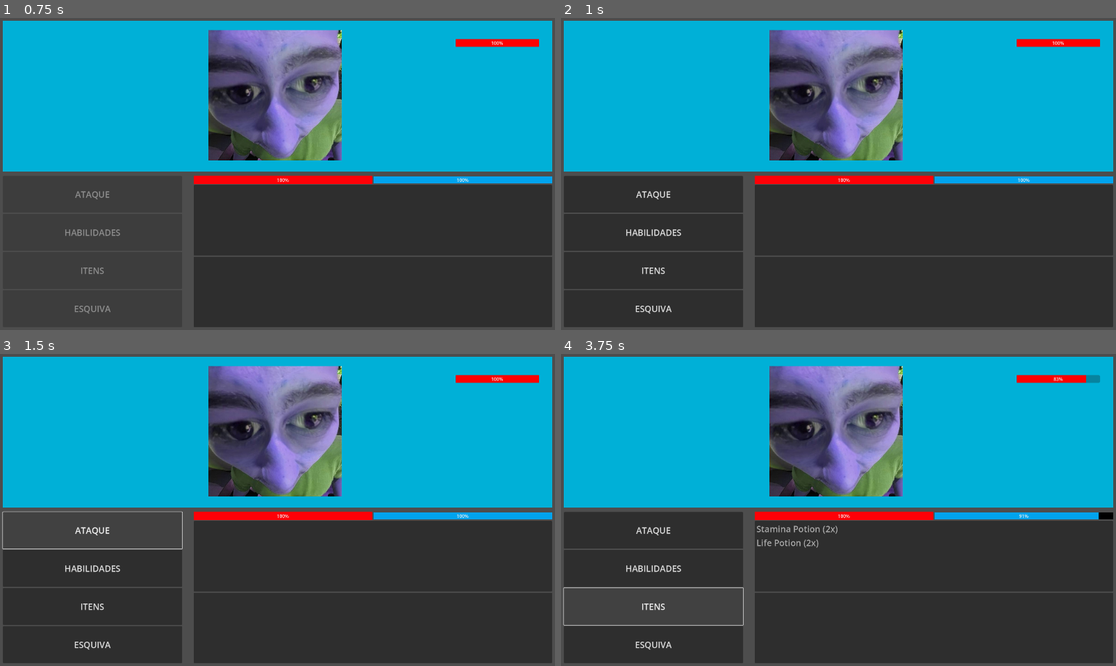
Above: before the commit, frames 1-4 (two rows, left to right).
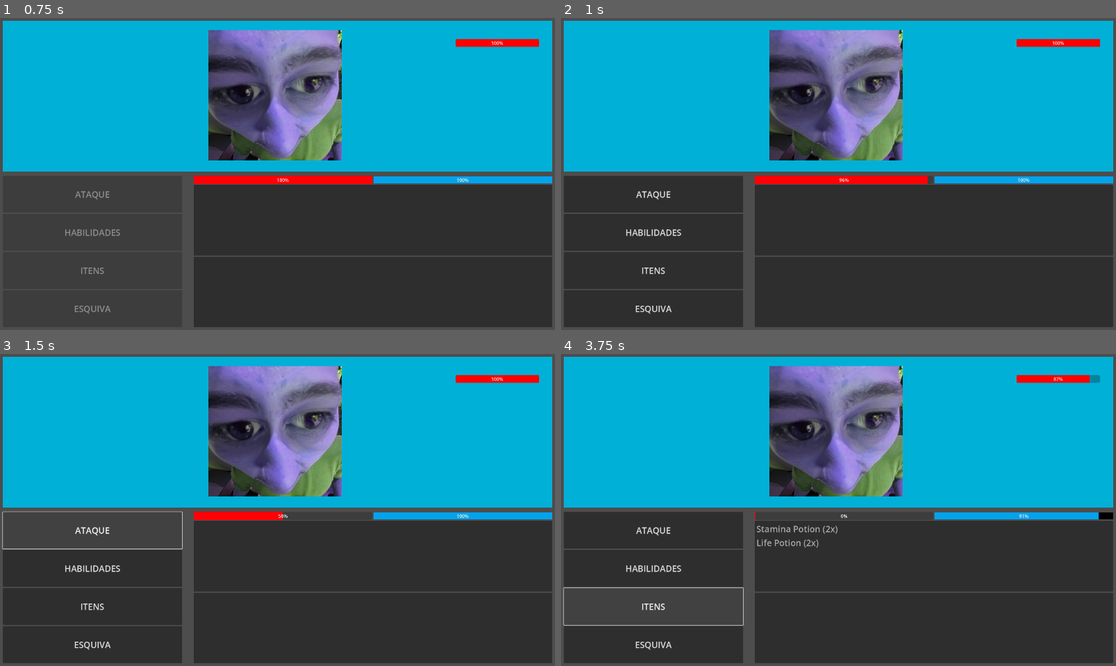
Above: after the commit, the same moments.

Repository: victor-inacio/Prototype-Macro-02
Game: Godot game, scene res://Scenes/UI.tscn
Two runs of this game, one before a commit and one after it. Both use one fixed random seed, a clock stepped at 60 frames per second and the inputs below.
Inputs (mouse positions are in pixels of both pictures, inside the frame that each line leads up to):
- Up to frame 1 (0.75 s): tap Enter at 0.5 s; move the mouse to (399, 158) at 0.52 s
- Up to frame 2 (1 s): no input
- Up to frame 3 (1.5 s): click "ATAQUE" at 1.25 s
- Up to frame 4 (3.75 s): click "HABILIDADES" at 2 s; move the mouse to (727, 525) at 2.77 s; click "ITENS" at 3.5 s

Frame 1 is identical in both runs. In frame 2, less than 0.1% of the frame differs, in the area x 49-68%, y 50-54%; in frame 3, 0.4%; in frame 4, 0.9%, in the area x 35-96%, y 6-54%.

Commit message:
Adding more changes...

Diff:
--- /dev/null
+++ b/Attacks/Enemy/Boss/Basic_Attack_Boss.tres
@@ -0,0 +1,11 @@
+[gd_resource type="Resource" script_class="Attack" load_steps=2 format=3 uid="uid://bhvwiomc7cwdg"]
+
+[ext_resource type="Script" path="res://Scripts/Attack.gd" id="1_ipgan"]
+
+[resource]
+script = ExtResource("1_ipgan")
+damage = 7
+chance_of_damage = 100
+name = "Item Name"
+stamina_consumption = 0
+execution_time = 0
--- /dev/null
+++ b/Attacks/Enemy/Boss/Charged_Attack_Boss.tres
@@ -0,0 +1,11 @@
+[gd_resource type="Resource" script_class="Attack" load_steps=2 format=3 uid="uid://c62j02pogqa5x"]
+
+[ext_resource type="Script" path="res://Scripts/Attack.gd" id="1_pvvv0"]
+
+[resource]
+script = ExtResource("1_pvvv0")
+damage = 25
+chance_of_damage = 5
+name = "Item Name"
+stamina_consumption = 0
+execution_time = 0
--- a/Attacks/Enemy/Medium/Basic_Attack_MediumEnemy.tres
+++ b/Attacks/Enemy/Medium/Basic_Attack_MediumEnemy.tres
@@ -4,7 +4,7 @@
 
 [resource]
 script = ExtResource("1_ugnlx")
-damage = 10
+damage = 5
 chance_of_damage = 100
 name = "BasicAttack"
 stamina_consumption = 0
--- a/Attacks/Enemy/Medium/Charged_Attack_MediumEnemy.tres
+++ /dev/null
@@ -1,11 +0,0 @@
-[gd_resource type="Resource" script_class="Attack" load_steps=2 format=3 uid="uid://c883y7gu86x8g"]
-
-[ext_resource type="Script" path="res://Scripts/Attack.gd" id="1_eupat"]
-
-[resource]
-script = ExtResource("1_eupat")
-damage = 20
-chance_of_damage = 50
-name = "ChargedAttack"
-stamina_consumption = 0
-execution_time = 1
--- /dev/null
+++ b/Dodge/Enemy/Boss_Dodge.tres
@@ -0,0 +1,10 @@
+[gd_resource type="Resource" script_class="Dodge" load_steps=2 format=3 uid="uid://cisoyykexw2qp"]
+
+[ext_resource type="Script" path="res://Scripts/Dodge.gd" id="1_hopv2"]
+
+[resource]
+script = ExtResource("1_hopv2")
+chance_of_success = 75
+name = "Item Name"
+stamina_consumption = 0
+execution_time = 0
--- a/Dodge/Enemy/MediumEnemy_Dodge.tres
+++ b/Dodge/Enemy/MediumEnemy_Dodge.tres
@@ -4,7 +4,7 @@
 
 [resource]
 script = ExtResource("1_p4rt7")
-chance_of_success = 85
+chance_of_success = 75
 name = "MediumEnemy_Dodge"
 stamina_consumption = 0
 execution_time = 0
--- a/Scenes/UI.tscn
+++ b/Scenes/UI.tscn
@@ -1,11 +1,12 @@
-[gd_scene load_steps=22 format=3 uid="uid://cpohvip15wwc0"]
+[gd_scene load_steps=23 format=3 uid="uid://cpohvip15wwc0"]
 
 [ext_resource type="Script" path="res://Scripts/UIManager.gd" id="1_e1a7d"]
 [ext_resource type="Script" path="res://Scripts/Enemy.gd" id="2_0avqc"]
-[ext_resource type="Resource" uid="uid://dqtbyjhgj4kid" path="res://Dodge/Enemy/EasyEnemy_Dodge.tres" id="3_4a7oa"]
+[ext_resource type="Resource" uid="uid://cisoyykexw2qp" path="res://Dodge/Enemy/Boss_Dodge.tres" id="3_8fvbc"]
 [ext_resource type="Script" path="res://Scripts/Attack.gd" id="4_kdrbe"]
-[ext_resource type="Resource" uid="uid://l80merihg8g8" path="res://Attacks/Enemy/Easy/Basic_Attack_EasyEnemy.tres" id="5_q3ho1"]
+[ext_resource type="Resource" uid="uid://bhvwiomc7cwdg" path="res://Attacks/Enemy/Boss/Basic_Attack_Boss.tres" id="5_eygjg"]
 [ext_resource type="Texture2D" uid="uid://by6d4808paoev" path="res://Assets/WhatsApp Image 2024-09-03 at 00.21.10.jpeg" id="6_3s4u6"]
+[ext_resource type="Resource" uid="uid://c62j02pogqa5x" path="res://Attacks/Enemy/Boss/Charged_Attack_Boss.tres" id="6_12umk"]
 [ext_resource type="Script" path="res://Scripts/FightManager.gd" id="7_d0gte"]
 [ext_resource type="Script" path="res://Scripts/Player.gd" id="8_0m7o4"]
 [ext_resource type="Resource" uid="uid://7jji66l82sob" path="res://Dodge/Player/Player_Dodge.tres" id="9_apuie"]
@@ -183,10 +184,10 @@
 size_flags_horizontal = 4
 script = ExtResource("2_0avqc")
 max_stamina = 100
-max_life = 30
-life = 30
-dodge = ExtResource("3_4a7oa")
-attacks = Array[ExtResource("4_kdrbe")]([ExtResource("5_q3ho1")])
+max_life = 40
+life = 40
+dodge = ExtResource("3_8fvbc")
+attacks = Array[ExtResource("4_kdrbe")]([ExtResource("5_eygjg"), ExtResource("6_12umk")])
 metadata/_edit_use_anchors_ = true
 
 [node name="TextureRect" type="TextureRect" parent="Enemy"]
